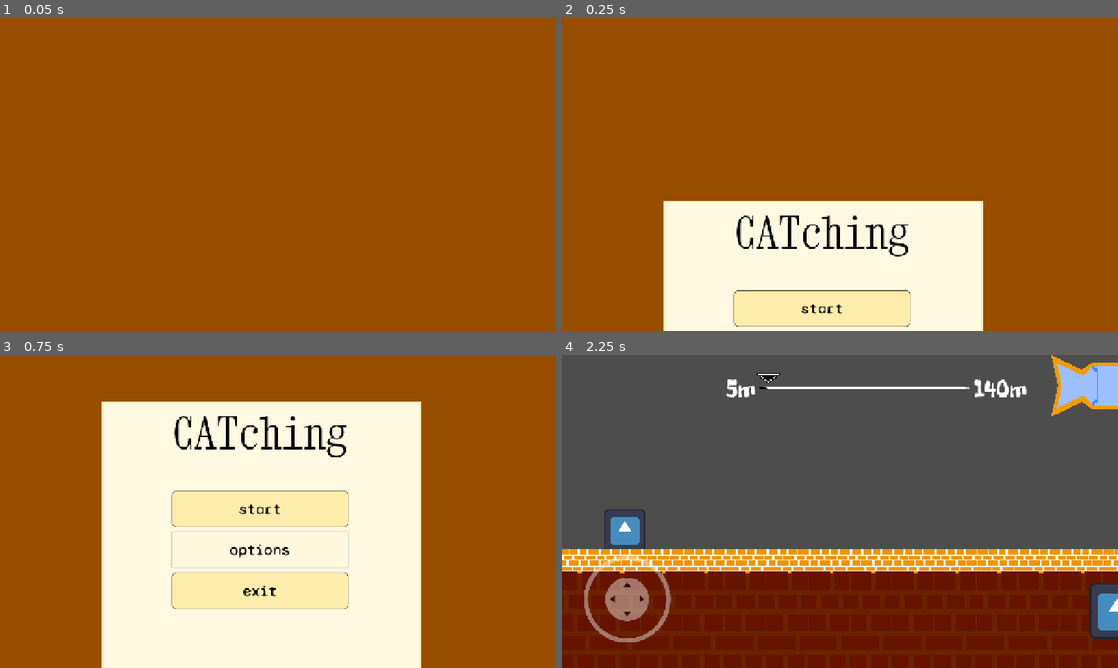
Above: before the commit, frames 1-4 (two rows, left to right).
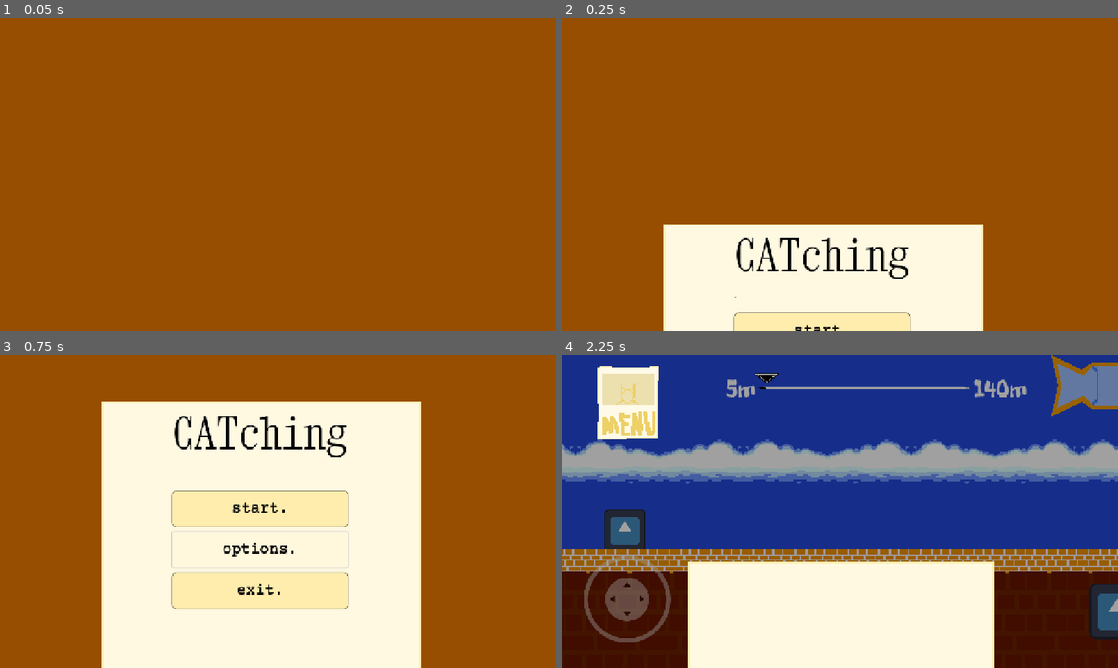
Above: after the commit, the same moments.

Repository: Victu-1996/CATching
Game: Godot game, scene res://scenes/Main Menu/main_menu.tscn
Same seed, same stepped clock (60 frames per second), same inputs: the game is played once before the commit and once after it. The engine's default icon, where the game draws it, is replaced by a stand-in: a white triangle on a blue panel in a dark square.
Inputs (mouse positions are in pixels of both pictures, inside the frame that each line leads up to):
- Up to frame 1 (0.05 s): no input
- Up to frame 2 (0.25 s): no input
- Up to frame 3 (0.75 s): click "options" (after the commit: "options.") at 0.5 s
- Up to frame 4 (2.25 s): click "start" (after the commit: "start.") at 1.25 s; click (628, 401) at 2.02 s

Frame 1 is identical in both runs. In frame 2, 8.9% of the frame differs, in the area x 18-76%, y 58-100%; in frame 3, 0.6%; in frame 4, 99%, in the area x 0-100%, y 0-100%.

Commit message:
foi adicionado a tela de vitoria

Diff:
--- a/global.gd
+++ b/global.gd
@@ -1,5 +1,5 @@
 extends Node
 
-var wspd = 13
+var wspd = 990
 var metros = 0
 var end = 100
--- /dev/null
+++ b/objects/Win screen/win_screen.tscn
@@ -0,0 +1,54 @@
+[gd_scene load_steps=3 format=3 uid="uid://b4s487j3fk61c"]
+
+[ext_resource type="FontFile" uid="uid://i5okw4yhiey4" path="res://fonts/FreckleFace-Regular.ttf" id="1_n7rju"]
+[ext_resource type="FontFile" uid="uid://ds4w2e6dmdmxe" path="res://fonts/SyneMono-Regular.ttf" id="2_pcjvl"]
+
+[node name="win_screen" type="Control"]
+process_mode = 3
+layout_mode = 3
+anchors_preset = 15
+anchor_right = 1.0
+anchor_bottom = 1.0
+grow_horizontal = 2
+grow_vertical = 2
+
+[node name="ColorRect" type="ColorRect" parent="."]
+layout_mode = 1
+anchors_preset = 15
+anchor_right = 1.0
+anchor_bottom = 1.0
+grow_horizontal = 2
+grow_vertical = 2
+color = Color(0, 0, 0, 0.3254902)
+
+[node name="VBoxContainer" type="VBoxContainer" parent="."]
+layout_mode = 1
+anchors_preset = 15
+anchor_right = 1.0
+anchor_bottom = 1.0
+grow_horizontal = 2
+grow_vertical = 2
+
+[node name="t1" type="Label" parent="VBoxContainer"]
+layout_mode = 2
+size_flags_vertical = 1
+theme_override_fonts/font = ExtResource("1_n7rju")
+theme_override_font_sizes/font_size = 193
+text = "vitoria"
+horizontal_alignment = 1
+vertical_alignment = 1
+
+[node name="st1" type="Label" parent="VBoxContainer"]
+layout_mode = 2
+theme_override_fonts/font = ExtResource("2_pcjvl")
+theme_override_font_sizes/font_size = 61
+text = "miau miau"
+horizontal_alignment = 1
+vertical_alignment = 1
+
+[node name="VBoxContainer" type="HBoxContainer" parent="VBoxContainer"]
+layout_mode = 2
+size_flags_vertical = 3
+
+[node name="Button" type="Button" parent="VBoxContainer/VBoxContainer"]
+layout_mode = 2
--- /dev/null
+++ b/objects/box/box.tscn
@@ -0,0 +1,46 @@
+[gd_scene load_steps=5 format=3 uid="uid://bfxr3s25wgqyw"]
+
+[ext_resource type="Texture2D" uid="uid://bfk0c3gu75x0b" path="res://sprites/box.png" id="2_adad5"]
+
+[sub_resource type="GDScript" id="GDScript_2kn5q"]
+script/source = "extends object
+
+
+func _ready() -> void:
+	pass
+
+func _process(delta: float) -> void:
+	global_position.x -= global.wspd*delta
+
+
+
+func _on_body(body: Node2D) -> void:
+	if body.is_in_group(\"player\"):
+		signals.finished.emit()
+"
+
+[sub_resource type="RectangleShape2D" id="RectangleShape2D_0mufa"]
+
+[sub_resource type="SegmentShape2D" id="SegmentShape2D_2kn5q"]
+a = Vector2(-49, -72)
+b = Vector2(-33, 551)
+
+[node name="box" type="Area2D"]
+script = SubResource("GDScript_2kn5q")
+metadata/_custom_type_script = "uid://vb6fsijnbqg"
+
+[node name="Sprite2D" type="Sprite2D" parent="."]
+scale = Vector2(0.5399904, 0.5399904)
+texture = ExtResource("2_adad5")
+
+[node name="CollisionShape2D" type="CollisionShape2D" parent="."]
+scale = Vector2(8.001702, 5.1096315)
+shape = SubResource("RectangleShape2D_0mufa")
+
+[node name="StaticBody2D" type="StaticBody2D" parent="."]
+
+[node name="CollisionShape2D" type="CollisionShape2D" parent="StaticBody2D"]
+position = Vector2(115, -497)
+shape = SubResource("SegmentShape2D_2kn5q")
+
+[connection signal="body_entered" from="." to="." method="_on_body"]
--- /dev/null
+++ b/objects/death screen/death_screen.gd
@@ -0,0 +1,19 @@
+extends Control
+
+@export_file("*.tscn") var menu:String
+
+func _ready() -> void:
+	signals.dead.connect(dread)
+
+func dread():
+	self.visible = true
+	get_tree().paused = true
+
+
+func _on_reiniciar() -> void:
+	get_tree().paused = false
+	signals.restart.emit()
+
+
+func _on_sair() -> void:
+	get_tree().change_scene_to_file("res://scenes/Main Menu/main_menu.tscn")
--- /dev/null
+++ b/objects/death screen/death_screen.tscn
@@ -0,0 +1,77 @@
+[gd_scene load_steps=4 format=3 uid="uid://halhyuljvhtv"]
+
+[ext_resource type="Script" uid="uid://dbvo7ax32fngr" path="res://objects/death screen/death_screen.gd" id="1_cggye"]
+[ext_resource type="FontFile" uid="uid://i5okw4yhiey4" path="res://fonts/FreckleFace-Regular.ttf" id="1_yr8w1"]
+[ext_resource type="FontFile" uid="uid://btn8yeiyxfta1" path="res://fonts/CourierPrime-Regular.ttf" id="3_cggye"]
+
+[node name="death_screen" type="Control"]
+process_mode = 3
+visible = false
+layout_mode = 3
+anchors_preset = 15
+anchor_right = 1.0
+anchor_bottom = 1.0
+grow_horizontal = 2
+grow_vertical = 2
+script = ExtResource("1_cggye")
+
+[node name="ColorRect" type="ColorRect" parent="."]
+layout_mode = 1
+anchors_preset = 15
+anchor_right = 1.0
+anchor_bottom = 1.0
+grow_horizontal = 2
+grow_vertical = 2
+color = Color(1, 0, 0, 0.5372549)
+
+[node name="MarginContainer" type="MarginContainer" parent="."]
+layout_mode = 1
+anchors_preset = 15
+anchor_right = 1.0
+anchor_bottom = 1.0
+grow_horizontal = 2
+grow_vertical = 2
+theme_override_constants/margin_top = 82
+theme_override_constants/margin_bottom = 265
+
+[node name="VBoxContainer" type="VBoxContainer" parent="MarginContainer"]
+layout_mode = 2
+alignment = 1
+
+[node name="Label" type="Label" parent="MarginContainer/VBoxContainer"]
+layout_mode = 2
+size_flags_horizontal = 4
+size_flags_vertical = 2
+theme_override_fonts/font = ExtResource("1_yr8w1")
+theme_override_font_sizes/font_size = 116
+text = "você morreu!?"
+horizontal_alignment = 1
+
+[node name="Label2" type="Label" parent="MarginContainer/VBoxContainer"]
+layout_mode = 2
+theme_override_fonts/font = ExtResource("3_cggye")
+theme_override_font_sizes/font_size = 61
+text = "causa da morte"
+horizontal_alignment = 1
+
+[node name="HBoxContainer" type="HBoxContainer" parent="MarginContainer/VBoxContainer"]
+layout_mode = 2
+size_flags_horizontal = 4
+theme_override_constants/separation = 24
+alignment = 1
+
+[node name="reiniciar" type="Button" parent="MarginContainer/VBoxContainer/HBoxContainer"]
+layout_mode = 2
+theme_override_fonts/font = ExtResource("3_cggye")
+theme_override_font_sizes/font_size = 54
+text = "reiniciar"
+
+[node name="sair" type="Button" parent="MarginContainer/VBoxContainer/HBoxContainer"]
+layout_mode = 2
+theme_override_fonts/font = ExtResource("3_cggye")
+theme_override_font_sizes/font_size = 54
+text = "sair
+"
+
+[connection signal="pressed" from="MarginContainer/VBoxContainer/HBoxContainer/reiniciar" to="." method="_on_reiniciar"]
+[connection signal="pressed" from="MarginContainer/VBoxContainer/HBoxContainer/sair" to="." method="_on_sair"]
--- a/objects/food/food.gd
+++ b/objects/food/food.gd
@@ -7,7 +7,7 @@
 
 # Called every frame. 'delta' is the elapsed time since the previous frame.
 func _process(delta: float) -> void:
-	global_position.x -= spd
+	global_position.x -= spd*delta
 
 
 func _on_body_entered(body: Node2D) -> void:
--- a/objects/hud/bars.gd
+++ b/objects/hud/bars.gd
@@ -1,9 +1,12 @@
+@icon("res://sprites/fish.png")
 extends Control
 
 @onready var hungry= $hungry
 @onready var life = $life
-
+@export_exp_easing("inout") var steps
+var hvalue = stats.hp_max
 # Called every frame. 'delta' is the elapsed time since the previous frame.
 func _process(delta: float) -> void:
+	hvalue = move_toward(hvalue,stats.hp,steps)
 	hungry.value = stats.hungry
-	life.value = stats.hp
+	life.value = hvalue
--- a/objects/hud/hud.tscn
+++ b/objects/hud/hud.tscn
@@ -62,6 +62,7 @@
 script = ExtResource("1_joawt")
 
 [node name="Virtual Joystick" parent="." instance=ExtResource("1_y7bgl")]
+process_mode = 3
 modulate = Color(1, 1, 1, 0.40784314)
 layout_mode = 1
 clampzone_size = 155.0
@@ -83,6 +84,7 @@
 offset_bottom = 291.0
 scale = Vector2(0.408195, 0.408195)
 script = ExtResource("3_hgxdy")
+steps = 0.27828106
 
 [node name="hungry" type="TextureProgressBar" parent="bars"]
 layout_mode = 0
@@ -105,6 +107,7 @@
 offset_right = 617.0
 offset_bottom = 264.0
 max_value = 3.0
+step = 0.001
 value = 3.0
 texture_progress = ExtResource("6_cxlye")
 
--- a/objects/object/object.gd
+++ b/objects/object/object.gd
@@ -2,9 +2,10 @@
 class_name object
 # velocidade
 var spd = global.wspd
-
+var rspd = 0
 # Called every frame. 'delta' is the elapsed time since the previous frame.
 func _process(delta: float) -> void:
+	rspd = spd*delta
 	# x vai tar sempre diminuindo pela velocidade
 	simple_move()
 	if !$ground.is_colliding():
@@ -23,4 +24,4 @@
 		$CollisionShape2D.queue_free()
 
 func simple_move():
-	global_position.x -= spd
+	global_position.x -= rspd
--- /dev/null
+++ b/objects/pause button/pause_button.gd
@@ -0,0 +1 @@
+extends Button
--- /dev/null
+++ b/objects/pause button/pause_button.tscn
@@ -0,0 +1,23 @@
+[gd_scene load_steps=4 format=3 uid="uid://l77dr6xvmk3s"]
+
+[ext_resource type="Texture2D" uid="uid://bwg3pbp8l755k" path="res://sprites/menu button.png" id="1_70plp"]
+[ext_resource type="Script" uid="uid://de47n14yc7ghd" path="res://objects/pause button/pause_button.gd" id="2_pr8pd"]
+
+[sub_resource type="StyleBoxFlat" id="StyleBoxFlat_70plp"]
+bg_color = Color(0.6, 0.6, 0.6, 0)
+
+[node name="pause_button" type="Button"]
+process_mode = 3
+offset_left = 57.000008
+offset_top = 12.000002
+offset_right = 193.0
+offset_bottom = 148.0
+scale = Vector2(1.385015, 1.385015)
+theme_override_colors/font_color = Color(0.88, 0.88, 0.88, 0)
+theme_override_colors/font_focus_color = Color(0.95, 0.95, 0.95, 0)
+theme_override_colors/font_disabled_color = Color(0.88, 0.88, 0.88, 0)
+theme_override_colors/icon_disabled_color = Color(1, 1, 1, 0)
+theme_override_styles/focus = SubResource("StyleBoxFlat_70plp")
+icon = ExtResource("1_70plp")
+flat = true
+script = ExtResource("2_pr8pd")
--- /dev/null
+++ b/objects/pause screen/pause_screen.gd
@@ -0,0 +1,12 @@
+@icon("res://sprites/icon.svg")
+extends Control
+
+func _on_pause(toggled_on: bool) -> void:
+	get_tree().paused = toggled_on
+
+	if toggled_on:
+		self.visible =  true
+		$page_up.play("page_up")
+	else:
+		$page_up.play("page_down")
+		self.visible = false
--- /dev/null
+++ b/objects/pause screen/pause_screen.tscn
@@ -0,0 +1,92 @@
+[gd_scene load_steps=7 format=3 uid="uid://xsc8tumwmo27"]
+
+[ext_resource type="Script" uid="uid://bki5ykmo2jmtm" path="res://objects/pause screen/pause_screen.gd" id="1_rf7h5"]
+[ext_resource type="Texture2D" uid="uid://c5e5tkwygrnhj" path="res://sprites/newspaper.png" id="2_ugeuw"]
+
+[sub_resource type="Animation" id="Animation_5u0ja"]
+length = 0.001
+tracks/0/type = "value"
+tracks/0/imported = false
+tracks/0/enabled = true
+tracks/0/path = NodePath("TextureRect:position")
+tracks/0/interp = 1
+tracks/0/loop_wrap = true
+tracks/0/keys = {
+"times": PackedFloat32Array(0),
+"transitions": PackedFloat32Array(1),
+"update": 0,
+"values": [Vector2(0, -24)]
+}
+
+[sub_resource type="Animation" id="Animation_78rw0"]
+resource_name = "page_down"
+tracks/0/type = "value"
+tracks/0/imported = false
+tracks/0/enabled = true
+tracks/0/path = NodePath("TextureRect:position")
+tracks/0/interp = 1
+tracks/0/loop_wrap = true
+tracks/0/keys = {
+"times": PackedFloat32Array(0),
+"transitions": PackedFloat32Array(1),
+"update": 0,
+"values": [Vector2(0, 1045)]
+}
+
+[sub_resource type="Animation" id="Animation_2lk0l"]
+resource_name = "page_up"
+tracks/0/type = "value"
+tracks/0/imported = false
+tracks/0/enabled = true
+tracks/0/path = NodePath("TextureRect:position")
+tracks/0/interp = 1
+tracks/0/loop_wrap = true
+tracks/0/keys = {
+"times": PackedFloat32Array(0, 1),
+"transitions": PackedFloat32Array(0.13413583, 1),
+"update": 0,
+"values": [Vector2(0, 1045), Vector2(0, -24)]
+}
+
+[sub_resource type="AnimationLibrary" id="AnimationLibrary_udakn"]
+_data = {
+&"RESET": SubResource("Animation_5u0ja"),
+&"page_down": SubResource("Animation_78rw0"),
+&"page_up": SubResource("Animation_2lk0l")
+}
+
+[node name="pause_screen" type="Control"]
+process_mode = 3
+visible = false
+layout_mode = 3
+anchors_preset = 15
+anchor_right = 1.0
+anchor_bottom = 1.0
+grow_horizontal = 2
+grow_vertical = 2
+script = ExtResource("1_rf7h5")
+
+[node name="ColorRect" type="ColorRect" parent="."]
+layout_mode = 1
+anchors_preset = 15
+anchor_right = 1.0
+anchor_bottom = 1.0
+grow_horizontal = 2
+grow_vertical = 2
+color = Color(0, 0, 0, 0.37254903)
+
+[node name="TextureRect" type="TextureRect" parent="."]
+layout_mode = 1
+anchors_preset = 15
+anchor_right = 1.0
+anchor_bottom = 1.0
+offset_top = -24.0
+offset_bottom = 24.0
+grow_horizontal = 2
+grow_vertical = 2
+texture = ExtResource("2_ugeuw")
+
+[node name="page_up" type="AnimationPlayer" parent="."]
+libraries = {
+&"": SubResource("AnimationLibrary_udakn")
+}
--- a/objects/player/player.gd
+++ b/objects/player/player.gd
@@ -9,7 +9,7 @@
 # jump force (força do pulo)
 @export_range(1,400,1) var jump_f:float
 
-func _process(delta: float) -> void:
+func _physics_process(delta: float) -> void:
 	# o x vai tá sempre somando com a direção vezes a velocidade
 	global_position.x += dir*spd
 	# o y vai tá sempre somando pela gravidade
@@ -25,11 +25,11 @@
 	if Input.is_action_pressed("left"):
 		# se for pra esquerda a direção é negativa
 		dir = -1
-		spd = global.wspd
+		spd = global.wspd*delta
 	elif Input.is_action_pressed("right"):
 		# como  o x tá sempre somando por Dir*spd então se a Dir for negativa a spd vai ser negativa
 		dir = 1
-		spd = global.wspd-2
+		spd = (global.wspd-2)*delta
 	else:
 		# se nada então nada
 		dir = 0
--- a/objects/roof/roof.gd
+++ b/objects/roof/roof.gd
@@ -8,4 +8,4 @@
 
 # Called every frame. 'delta' is the elapsed time since the previous frame.
 func _process(delta: float) -> void:
-	simple_move()
+	global_position.x -= global.wspd*delta
--- a/objects/spawner/spawner.gd
+++ b/objects/spawner/spawner.gd
@@ -1,6 +1,6 @@
 extends Marker2D
 # tempo inicial
-var t_in = randf_range(min*60,max*60)
+var t_in = randf_range(min,max)
 # o tempo em si
 var tempo = t_in
 # oque vai ser spawnado
@@ -8,13 +8,14 @@
 @onready var object = [
 	preload("res://objects/food/food.tscn"),
 	preload("res://objects/object/object.tscn"),
-	preload("res://objects/roof/roof.tscn")
+	preload("res://objects/roof/roof.tscn"),
+	preload("res://objects/box/box.tscn")
 	]
 @export_group("timer")
 @export var min := 1
 @export var max := 5
 @export_group("type")
-@export_enum("food","obstacles","roof") var type
+@export_enum("food","obstacles","roof","box") var type
 func _ready() -> void:
 	randomize()
 
@@ -22,16 +23,21 @@
 func _process(delta: float) -> void:
 	randomize()
 	# tempo vai sempre ser diminuido
-	tempo-=1
+	tempo-= delta
 	if tempo <= 0:
-		t_in = randf_range(min*60,max*60)
+		t_in = randf_range(min,max)
 		# se tempo chega a 0 então spawna, e reinicia
 		spawnar()
 		tempo = t_in
 
 func spawnar():
-	# isso me deu um pouco de dor de cabeça, mas é fácil de aprender
 	var instance = object[type].instantiate()
-	get_tree().current_scene.add_child(instance)
-	instance.global_position = global_position
-	print("la ele")
+	if type != 3:
+		# isso me deu um pouco de dor de cabeça, mas é fácil de aprender
+		get_tree().current_scene.add_child(instance)
+		instance.global_position = global_position
+		print("la ele")
+	else:
+		if global.metros >= global.end:
+			get_tree().current_scene.add_child(instance)
+			instance.global_position = global_position
--- a/project.godot
+++ b/project.godot
@@ -22,6 +22,7 @@
 
 stats="*res://objects/player/stats.gd"
 global="*res://global.gd"
+signals="*res://signals.gd"
 
 [display]
 
@@ -34,9 +35,24 @@
 window/stretch/aspect="expand"
 window/handheld/orientation=4
 
+[editor]
+
+movie_writer/movie_file="/storage/emulated/0/Documents/Godot/cat-ching/laele.avi"
+movie_writer/disable_vsync=true
+
 [editor_plugins]
 
 enabled=PackedStringArray("res://addons/virtual_joystick/plugin.cfg")
+
+[file_customization]
+
+folder_colors={
+"res://addons/": "gray",
+"res://fonts/": "orange",
+"res://objects/": "yellow",
+"res://scenes/": "green",
+"res://sprites/": "purple"
+}
 
 [input]
 
--- a/scenes/Main Menu/main_Buttons.tres
+++ b/scenes/Main Menu/main_Buttons.tres
@@ -1,6 +1,6 @@
 [gd_resource type="Theme" load_steps=6 format=3 uid="uid://bjbxhoeihjrsh"]
 
-[ext_resource type="FontFile" uid="uid://ds4w2e6dmdmxe" path="res://fonts/SyneMono-Regular.ttf" id="1_5q27k"]
+[ext_resource type="FontFile" uid="uid://btn8yeiyxfta1" path="res://fonts/CourierPrime-Regular.ttf" id="1_7egjl"]
 [ext_resource type="FontFile" uid="uid://cy2mr867i76e4" path="res://fonts/XanhMono-Regular.ttf" id="2_7egjl"]
 
 [sub_resource type="StyleBoxFlat" id="StyleBoxFlat_7egjl"]
@@ -24,7 +24,7 @@
 Button/colors/font_pressed_color = Color(0, 0.63333344, 1, 1)
 Button/constants/outline_size = 3
 Button/font_sizes/font_size = 36
-Button/fonts/font = ExtResource("1_5q27k")
+Button/fonts/font = ExtResource("1_7egjl")
 Button/styles/hover = SubResource("StyleBoxFlat_7egjl")
 Button/styles/normal = SubResource("StyleBoxFlat_gpiw7")
 Button/styles/pressed = SubResource("StyleBoxFlat_gmv2q")
--- a/scenes/Main Menu/main_menu.gd
+++ b/scenes/Main Menu/main_menu.gd
@@ -3,7 +3,11 @@
 @export_file("*.tscn") var game:String
 @export_file("*.tscn") var options
 
+func _ready() -> void:
+	get_tree().paused = true
+
 func _on_start() -> void:
+	get_tree().paused = false
 	get_tree().change_scene_to_file(game)
 
 
--- a/scenes/Main Menu/main_menu.tscn
+++ b/scenes/Main Menu/main_menu.tscn
@@ -29,9 +29,9 @@
 tracks/0/loop_wrap = true
 tracks/0/keys = {
 "times": PackedFloat32Array(0.1, 0.96666664),
-"transitions": PackedFloat32Array(0.1695595, 1),
+"transitions": PackedFloat32Array(0.1574597, 1),
 "update": 0,
-"values": [Vector2(-311.5, 940), Vector2(-311.5, -24)]
+"values": [Vector2(-311.5, 1200), Vector2(-311.5, -24)]
 }
 
 [sub_resource type="AnimationLibrary" id="AnimationLibrary_3e4a6"]
@@ -41,6 +41,7 @@
 }
 
 [node name="MainMenu" type="Control"]
+process_mode = 3
 layout_mode = 3
 anchors_preset = 15
 anchor_right = 1.0
@@ -107,7 +108,7 @@
 layout_mode = 2
 size_flags_vertical = 3
 theme = ExtResource("2_hk6sr")
-text = "start"
+text = "start."
 
 [node name="HSeparator2" type="HSeparator" parent="MarginContainer/content/list"]
 layout_mode = 2
@@ -118,7 +119,7 @@
 layout_mode = 2
 size_flags_vertical = 3
 theme = ExtResource("2_hk6sr")
-text = "options"
+text = "options."
 
 [node name="HSeparator3" type="HSeparator" parent="MarginContainer/content/list"]
 layout_mode = 2
@@ -129,7 +130,7 @@
 layout_mode = 2
 size_flags_vertical = 3
 theme = ExtResource("2_hk6sr")
-text = "exit"
+text = "exit."
 
 [node name="AnimationPlayer" type="AnimationPlayer" parent="."]
 libraries = {
--- a/scenes/game/l_1/l_1.gd
+++ b/scenes/game/l_1/l_1.gd
@@ -4,24 +4,33 @@
 @export var end:int = 100
 @export_file("*.tscn") var next:String
 @export var fade:Control
+@export var death_screen:Control
 # Called when the node enters the scene tree for the first time.
 func _ready() -> void:
+	stats.hungry = stats.hungry_max
+	stats.hp = stats.hp_max
+	signals.finished.connect(fin)
 	fede._in()
-	$margin/ground/par_1.autoscroll.x = -global.wspd*60
-	$margin/ground/par_2.autoscroll.x = (-global.wspd*60)-200
+	signals.restart.connect(reset)
+	$Camera2D/CanvasLayer/death_screen.visible = false
 
 
+func fin():
+	fede.out()
 
 
 # Called every frame. 'delta' is the elapsed time since the previous frame.
 func _process(delta: float) -> void:
+	$margin/ground/par_1.autoscroll.x = (-global.wspd*60)*delta
+	$margin/ground/par_2.autoscroll.x = ((-global.wspd*60)-9000)*delta
 	metros+=0.1
 	global.metros = metros
 	global.end = end
 	if stats.hp == 0:
-		reset()
+		signals.dead.emit()
 	if metros >= end:
-		fede.out()
+		pass
+		#fede.out()
 
 func reset():
 	get_tree().reload_current_scene()
--- a/scenes/game/l_1/l_1.tscn
+++ b/scenes/game/l_1/l_1.tscn
@@ -1,11 +1,19 @@
-[gd_scene load_steps=9 format=3 uid="uid://x3awsq6dn7pu"]
+[gd_scene load_steps=14 format=3 uid="uid://x3awsq6dn7pu"]
 
 [ext_resource type="Script" uid="uid://c8djsnwoxwjbb" path="res://scenes/game/l_1/l_1.gd" id="1_7stfr"]
 [ext_resource type="PackedScene" uid="uid://d33s810cxb85v" path="res://objects/fade/fade.tscn" id="2_0hefq"]
 [ext_resource type="PackedScene" uid="uid://dptsky34f5yk2" path="res://objects/hud/hud.tscn" id="2_dyn5r"]
 [ext_resource type="PackedScene" uid="uid://qkmxjl81o1dh" path="res://objects/spawner/spawner.tscn" id="3_8opql"]
+[ext_resource type="PackedScene" uid="uid://xsc8tumwmo27" path="res://objects/pause screen/pause_screen.tscn" id="3_ci1mj"]
 [ext_resource type="PackedScene" uid="uid://yxg8ps0wtdsl" path="res://objects/player/player.tscn" id="4_0ow13"]
 [ext_resource type="Texture2D" uid="uid://66mrh1b7bhtf" path="res://sprites/ground.png" id="5_w331c"]
+[ext_resource type="Texture2D" uid="uid://dant4jffmlfr" path="res://sprites/map.png" id="6_o4tqk"]
+[ext_resource type="PackedScene" uid="uid://halhyuljvhtv" path="res://objects/death screen/death_screen.tscn" id="7_ci1mj"]
+[ext_resource type="PackedScene" uid="uid://l77dr6xvmk3s" path="res://objects/pause button/pause_button.tscn" id="7_i3g5o"]
+
+[sub_resource type="AtlasTexture" id="AtlasTexture_rnb7f"]
+atlas = ExtResource("6_o4tqk")
+region = Rect2(448, 147, 128, 42)
 
 [sub_resource type="SegmentShape2D" id="SegmentShape2D_7h61r"]
 b = Vector2(0, 646)
@@ -13,10 +21,30 @@
 [sub_resource type="RectangleShape2D" id="RectangleShape2D_0hefq"]
 size = Vector2(303.6026, 1.9767985)
 
-[node name="l_1" type="Node2D"]
+[node name="l_1" type="Node2D" node_paths=PackedStringArray("death_screen")]
 script = ExtResource("1_7stfr")
 end = 140
 next = "uid://bkk16txhpivb4"
+death_screen = NodePath("Camera2D/CanvasLayer/death_screen")
+
+[node name="ColorRect" type="ColorRect" parent="."]
+offset_left = -269.99994
+offset_top = -183.00006
+offset_right = 801.00006
+offset_bottom = 253.99994
+scale = Vector2(2.4662337, 3.8923519)
+size_flags_horizontal = 3
+color = Color(0.14117648, 0.28627452, 0.85882354, 1)
+
+[node name="clouds" type="Parallax2D" parent="."]
+scroll_offset = Vector2(0, 559)
+repeat_size = Vector2(512.527, 0)
+autoscroll = Vector2(-270, 0)
+repeat_times = 246
+
+[node name="Sprite2D" type="Sprite2D" parent="clouds"]
+scale = Vector2(4.203, 4.203)
+texture = SubResource("AtlasTexture_rnb7f")
 
 [node name="Camera2D" type="Camera2D" parent="."]
 position = Vector2(0, 225)
@@ -32,6 +60,15 @@
 [node name="HUD" parent="Camera2D/CanvasLayer" instance=ExtResource("2_dyn5r")]
 
 [node name="fade" parent="Camera2D/CanvasLayer" instance=ExtResource("2_0hefq")]
+
+[node name="pause_screen" parent="Camera2D/CanvasLayer" instance=ExtResource("3_ci1mj")]
+
+[node name="pause_button" parent="Camera2D/CanvasLayer" instance=ExtResource("7_i3g5o")]
+toggle_mode = true
+script = null
+
+[node name="death_screen" parent="Camera2D/CanvasLayer" instance=ExtResource("7_ci1mj")]
+visible = false
 
 [node name="margin" type="Node2D" parent="."]
 position = Vector2(0, 363)
@@ -65,6 +102,10 @@
 max = 2
 type = 1
 
+[node name="spawner" parent="margin" instance=ExtResource("3_8opql")]
+position = Vector2(2936, 384)
+type = 3
+
 [node name="player" parent="margin" instance=ExtResource("4_0ow13")]
 position = Vector2(192, 234)
 
@@ -85,7 +126,7 @@
 top_level = true
 scroll_offset = Vector2(0, 965)
 repeat_size = Vector2(128, 0)
-autoscroll = Vector2(-550.655, 0)
+autoscroll = Vector2(-1101.31, 0)
 repeat_times = 95
 
 [node name="Sprite2D" type="Sprite2D" parent="margin/ground/par_2"]
@@ -94,3 +135,4 @@
 texture = ExtResource("5_w331c")
 
 [connection signal="fade_finished" from="Camera2D/CanvasLayer/fade" to="." method="_on_fade_finished"]
+[connection signal="toggled" from="Camera2D/CanvasLayer/pause_button" to="Camera2D/CanvasLayer/pause_screen" method="_on_pause"]
--- /dev/null
+++ b/signals.gd
@@ -0,0 +1,5 @@
+extends Node
+
+signal finished
+signal dead
+signal restart
Binary file added: fonts/CourierPrime-Bold.ttf
Not shown, added: fonts/CourierPrime-Bold.ttf.import
Binary file added: fonts/CourierPrime-Regular.ttf
Not shown, added: fonts/CourierPrime-Regular.ttf.import
Not shown, added: objects/death screen/death_screen.gd.uid
Not shown, added: objects/pause button/pause_button.gd.uid
Not shown, added: objects/pause screen/pause_screen.gd.uid
Not shown, added: signals.gd.uid
Binary file added: sprites/map.png
Not shown, added: sprites/map.png.import
Binary file added: sprites/menu button.png
Not shown, added: sprites/menu button.png.import
(and 1 more such lines)
